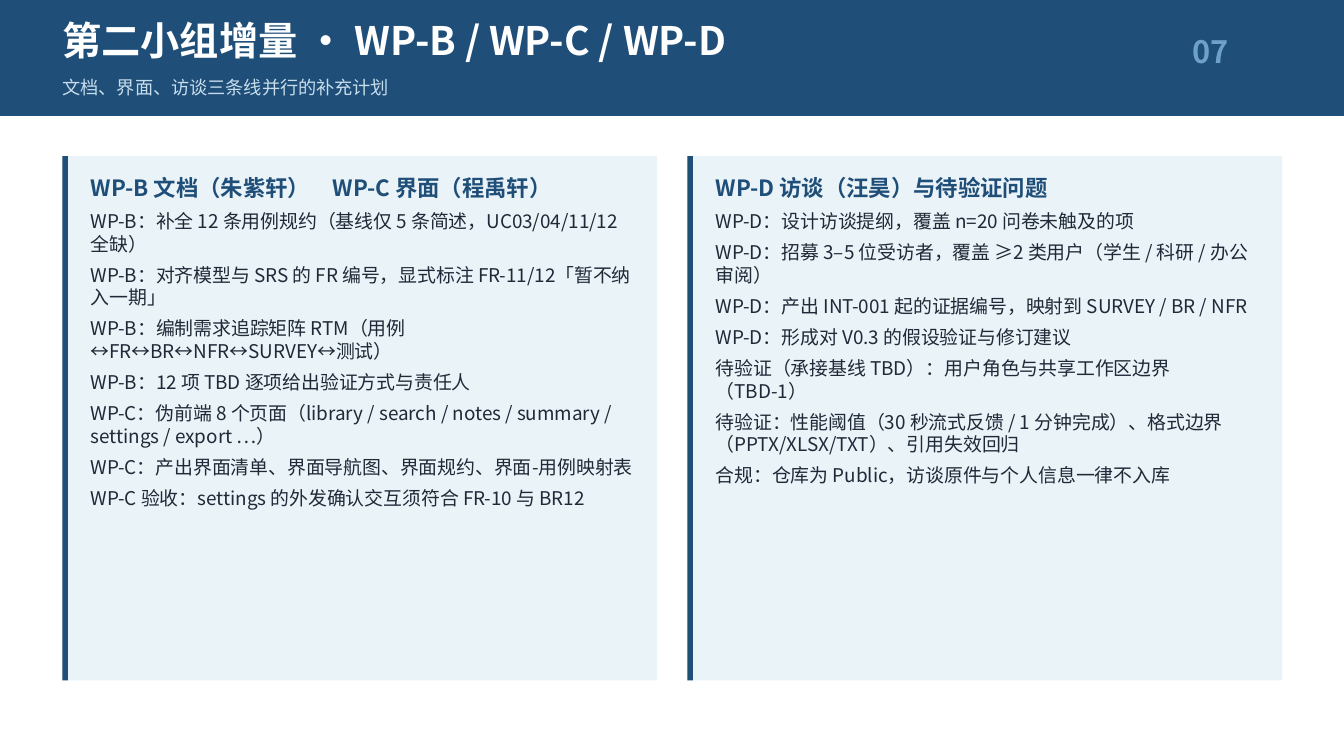
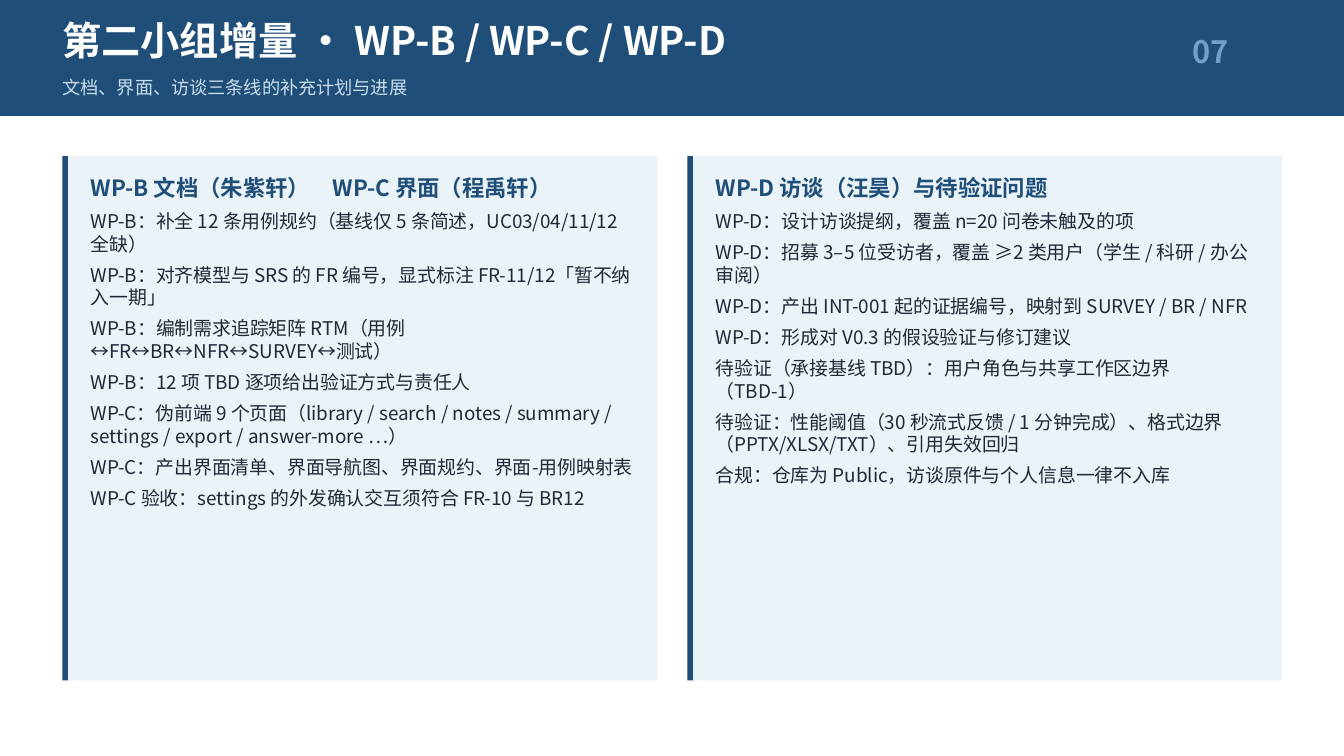
Before and after one commit to Intelligent-Reader-2zu/Intelligent-Reader-2zu, a slide deck: slide 7 of docs/需求建模/2组-work/02-需求建模汇报PPT-2组版.pptx. Drawn at 1344x756 pixels with LibreOffice and Linux fonts; fonts in the diff are those of the drawing. Boxes give left, top, right and bottom in pixels: in the first picture for what was removed or moved away, otherwise in the second. Text is boxed around its words. In the diff, an @@ line names an element or a change of style, - is before the commit and + after.

Commit message:
docs(2组/交付): 11 张建模图与 V0.3 交付包定稿，按课程命名规范组装提交包 [G6-G7]
- 06-建模图：11 张（A1-A9 + 用例图/领域模型修订件）底稿 puml + 导出 png 全部定稿
- 出图清单更名『建模图件清单』，去掉分包/待认领表述，改为验收标准
- 交付包顶层件按『序号-文件名-组号-团队名』命名，补齐 07-19 与 99
- 自查清单第 6/7/8 项销项；第 4/5 项口径修正为『大组共用件』
- 提交说明同步：SRS/SPEC 属大组共用件，基线快照已存
- 汇报 PPT 图数 8 → 11、补 A9 界面导航图；版本记录同步

```diff
--- a/docs/需求建模/2组-work/02-需求建模汇报PPT-2组版.pptx
+++ b/docs/需求建模/2组-work/02-需求建模汇报PPT-2组版.pptx
@@ text at (x1=62, y1=78, x2=407, y2=96): text changed @@
-文档、界面、访谈三条线并行的补充计划
+文档、界面、访谈三条线的补充计划与进展
@@ text at (x1=91, y1=404, x2=600, y2=448): text changed @@
-WP-C：伪前端 8 个页面（library / search / notes / summary / settings / export …）
+WP-C：伪前端 9 个页面（library / search / notes / summary / settings / export / answer-more …）
```
Also in this commit, not shown: 4 other slides changed, 40 other files.
